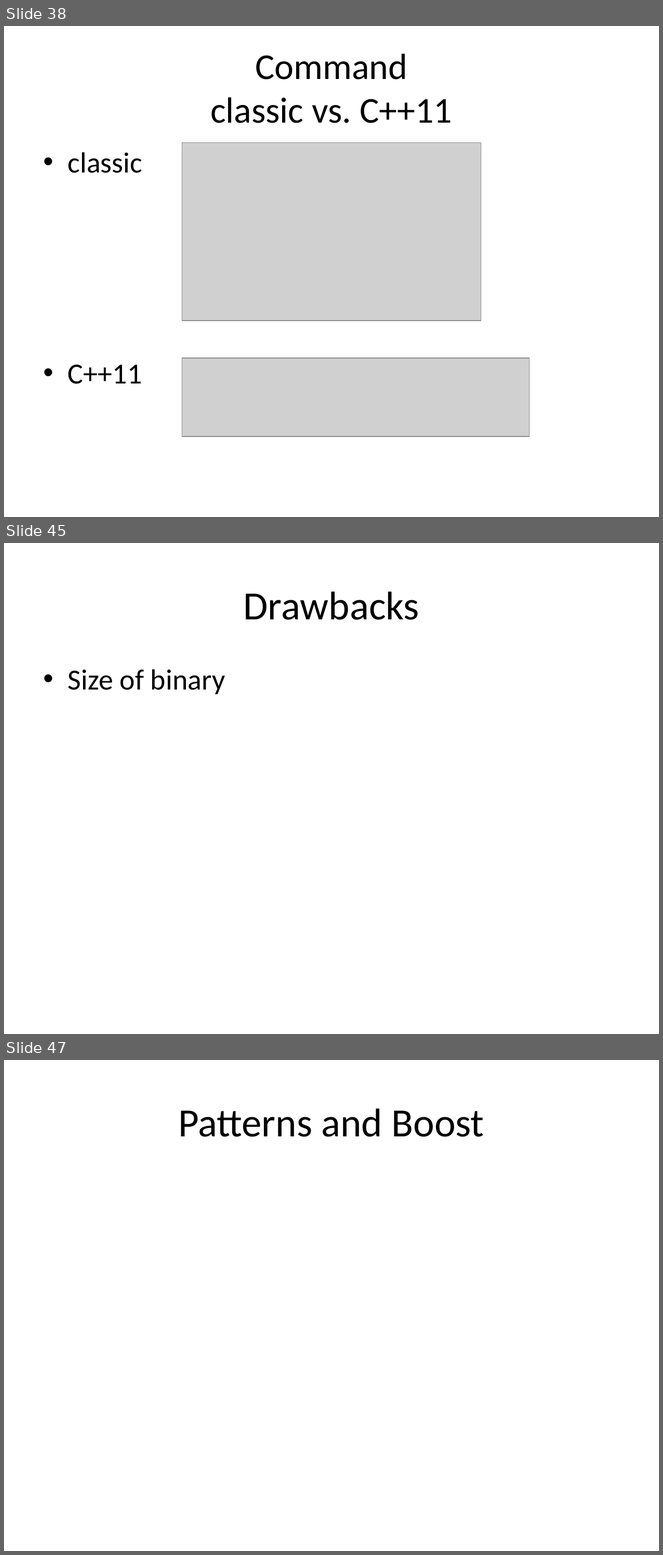
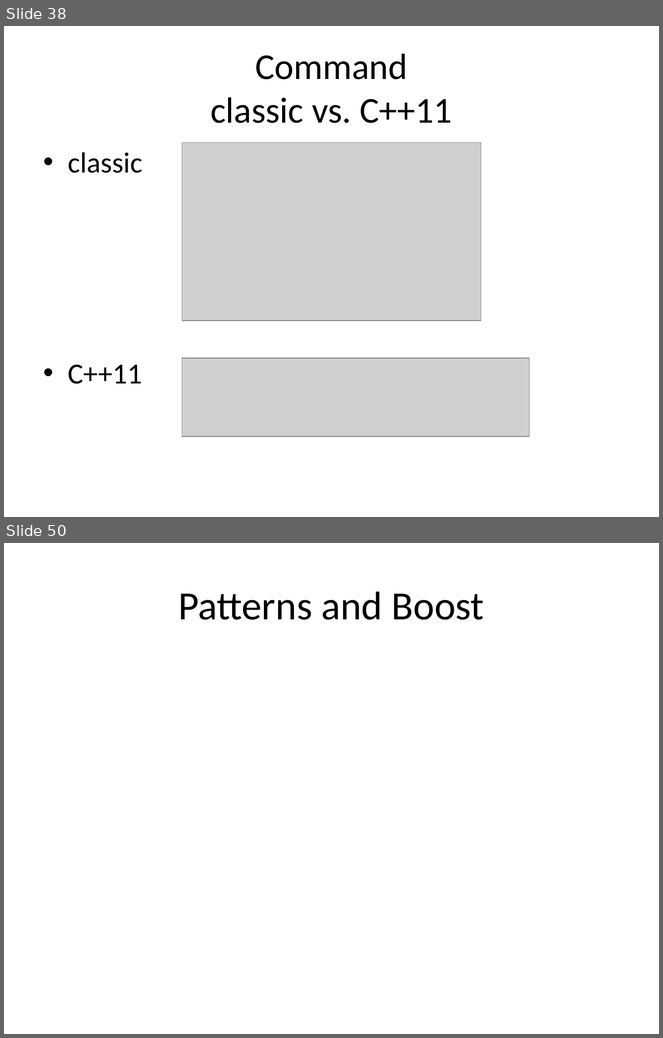
Before and after one commit to kamyu104/GofPatterns, a slide deck: Effective patterns.ppt. Shown one above the other, each under a label of ours: slides 38, 45 and 47 before the commit, slides 38 and 50 after it; the slides between them are not shown. The pictures are 663x1555 and 663x1038 pixels, drawn with LibreOffice and Linux fonts; fonts in the diff are those of the drawing; grey boxes stand for pictures. Boxes give left, top, right and bottom in pixels: in the first picture for what was removed or moved away, otherwise in the second. Text is boxed around its words. In the diff, an @@ line names an element or a change of style, - is before the commit and + after.

```diff
--- a/Effective patterns.ppt
+++ b/Effective patterns.ppt
@@ slide 45 removed at (4,543,659,1034), background #FFFFFF @@
@@ title removed at (244,591,419,620) @@
-Drawbacks
@@ text removed at (68,669,226,694) @@
-• Size of binary
@@ what was slide 47 is now slide 50 @@
```
Also in this commit, not shown: 4 slides changed, 8 slides added, 4 other slides removed, 3 other files.
